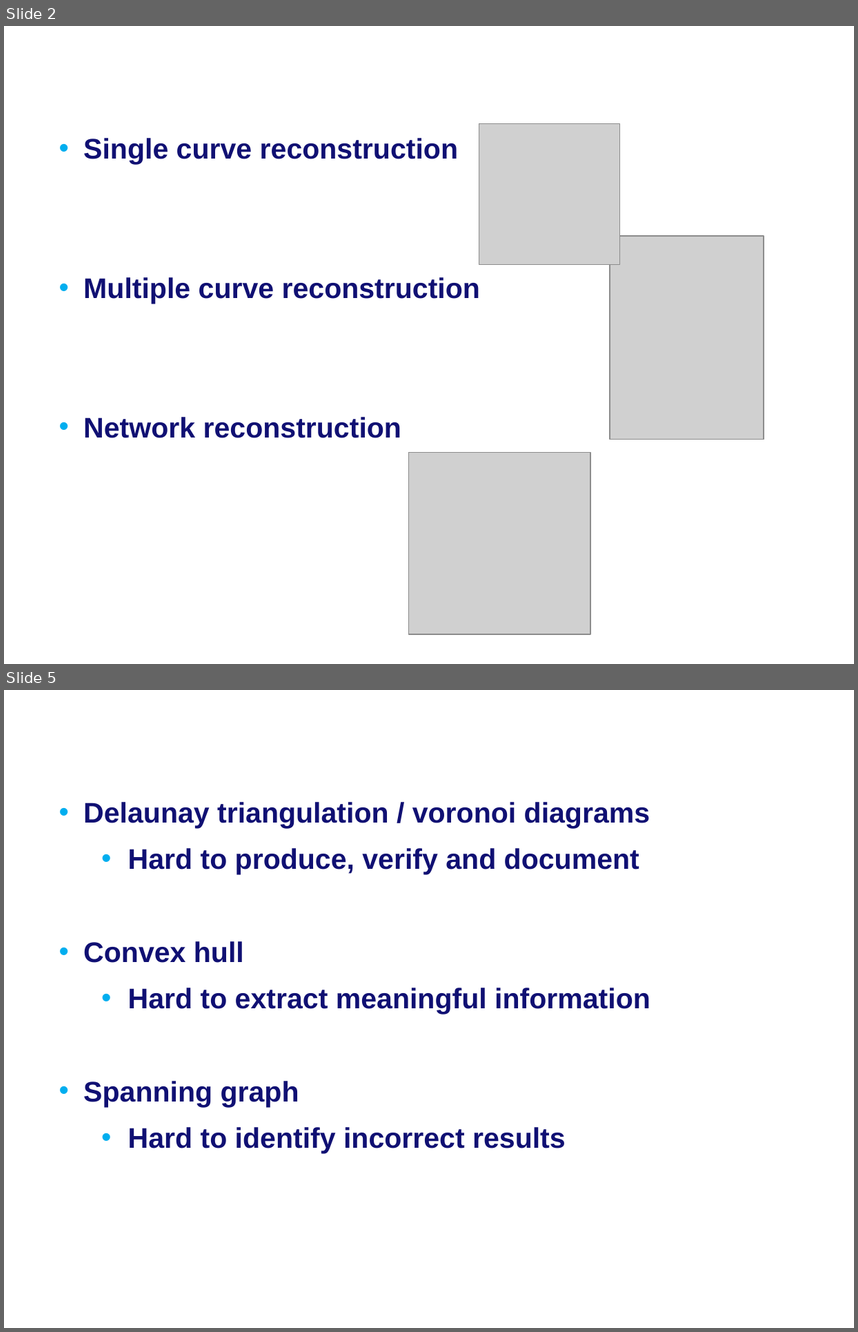
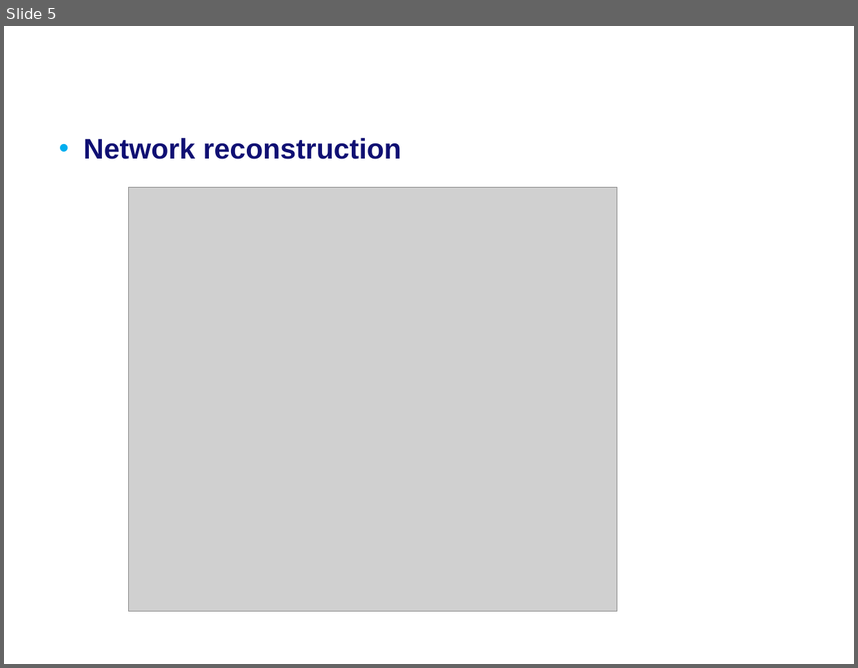
Before and after one commit to MartijnMuijsers/Algorithms, a slide deck: report/Final Presentation.ppt. Shown one above the other, each under a label of ours: slides 2 and 5 before the commit, slide 5 after it; the slides between them are not shown. The pictures are 858x1332 and 858x668 pixels, drawn with LibreOffice and Linux fonts; fonts in the diff are those of the drawing; grey boxes stand for pictures; background and template pictures are left out. Boxes give left, top, right and bottom in pixels: in the first picture for what was removed or moved away, otherwise in the second. Text is boxed around its words. In the diff, an @@ line names an element or a change of style, - is before the commit and + after.

```diff
--- a/report/Final Presentation.ppt
+++ b/report/Final Presentation.ppt
@@ slide 5 removed at [4,690,854,1328], background #FFFFFF @@
@@ text removed at [67,690,814,771] @@
-Common techniques: analysis
@@ text removed at [83,802,651,1153] @@
-• Delaunay triangulation / voronoi diagrams
-  • Hard to produce, verify and document
-• Convex hull
-  • Hard to extract meaningful information
-• Spanning graph
-  • Hard to identify incorrect results
@@ what was slide 2 is now slide 5 @@
@@ slide 5 changed as well @@
@@ picture removed at [479,124,619,264] @@
@@ text at [83,138,480,303]: paragraphs removed @@
-• Single curve reconstruction
-• Multiple curve reconstruction
@@ picture: place and size @@
-picture at [610,236,764,439]
+picture at [129,187,618,611]
@@ picture removed at [408,452,590,634] @@
```
Also in this commit, not shown: 1 other slide changed, 6 slides added, 16 other slides removed.
